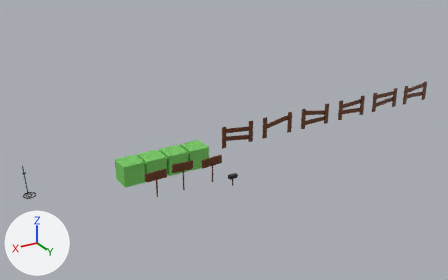
The Blender file models.blend as it was, and as the next commit left it.
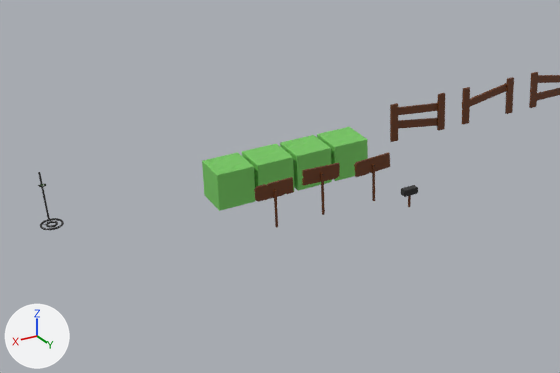
Old and new are each drawn whole from a 50 mm camera at (9.6, 47.5, 24.6) aimed at (-18.7, 0.2, 0.9) and again close up on the part from 0% to 71% of the width and 24% to 100% of the height. Lighting does not change. The marker at lower left points along +X, +Y and +Z.

Objects in the first close-up: 'Fence4', 'Fence5', 'Fence6', 'Floor1', 'Floor2', 'Floor3', 'Floor4', 'Hammer', 'Metal Detector', 'Sign 1', 'Sign 2', 'Sign 3'.
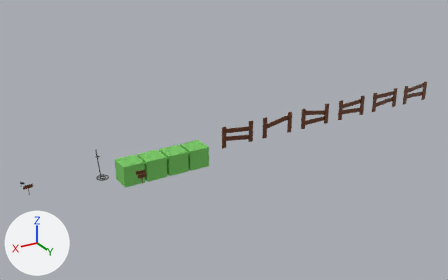
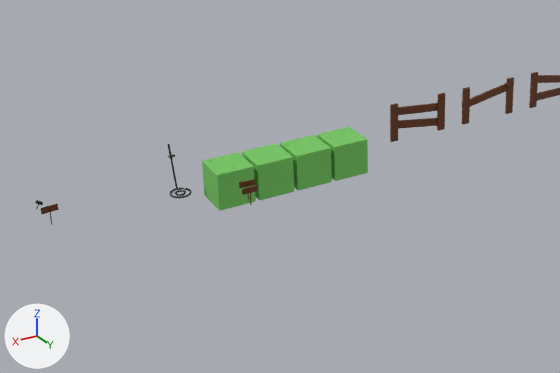
Where the change shows, as pixel boxes [x1, y1, x2, y2] in the close-ups (560 x 373 px):
'Sign 3', moved, rescaled (59% narrower, 59% shorter): before [254, 177, 294, 227]; after [242, 185, 258, 205]
'Sign 2', moved, rescaled (56% narrower, 58% shorter): before [302, 163, 340, 215]; after [239, 179, 255, 200]
'Sign 1', moved, rescaled (49% narrower, 56% shorter): before [354, 152, 390, 201]; after [41, 204, 59, 225]
'Metal Detector', moved: before [38, 172, 64, 230]; after [168, 144, 192, 198]
'Hammer', moved, turned, rescaled: before [401, 185, 418, 207]; after [35, 200, 43, 210]

The change in detail:
Object 'Sign 1' (ob_sign_1) moves from (-15.23, 4.0, -1.0) to (0.0, 0.0, 0.0).
Object 'Sign 1' (ob_sign_1) is rescaled from (1.0, 1.0, 1.0) to (0.4, 0.4, 0.4).
Object 'Sign 2' (ob_sign_2) moves from (-12.32, 4.0, -1.0) to (-8.98, 2.47, 0.0).
Object 'Sign 2' (ob_sign_2) is rescaled from (1.0, 1.0, 1.0) to (0.4, 0.4, 0.4).
Object 'Sign 3' (ob_sign_3) moves from (-9.76, 4.0, -1.0) to (-8.88, 3.01, 0.0).
Object 'Sign 3' (ob_sign_3) is rescaled from (1.0, 1.0, 1.0) to (0.4, 0.4, 0.4).
Object 'Hammer' (ob_hammer) moves from (-15.57, 6.9, -0.16) to (0.6, 0.0, 0.95).
Object 'Hammer' (ob_hammer) turns from (0, 0, 0) to (0, -30, 0) degrees about x, y and z.
Object 'Hammer' (ob_hammer) is rescaled from (1.0, 1.0, 1.0) to (0.4, 0.4, 0.4).
Object 'Metal Detector' (ob_metal_detector) moves from (0.0, 0.0, 0.0) to (-6.4, 0.0, 0.0).
